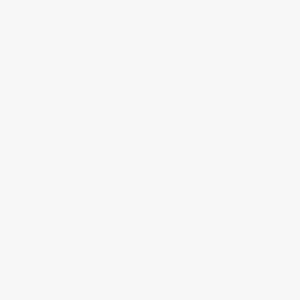
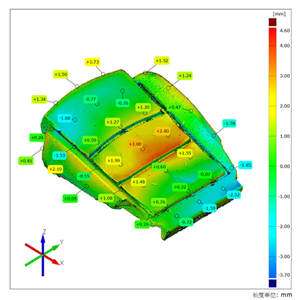
Two versions of the same layered image (300 × 300). Layer-by-layer changes:
added layer "圖層 7" above "圖層 6" over [left=0, top=0, right=300, bottom=300]
added layer "圖層 6" above "illustrator" over [left=38, top=38, right=262, bottom=262]
showed "illustrator" over [left=38, top=38, right=263, bottom=263]
